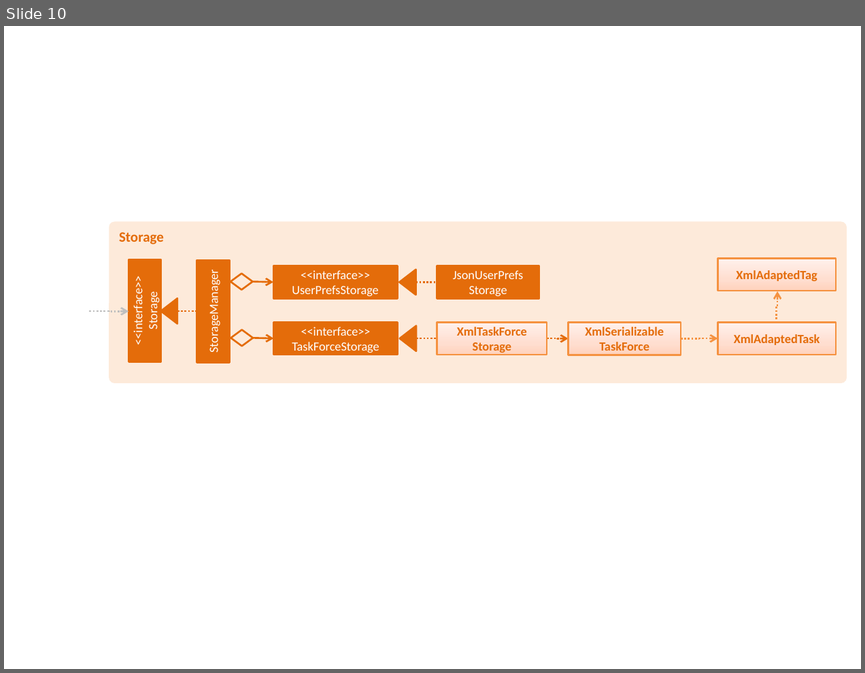
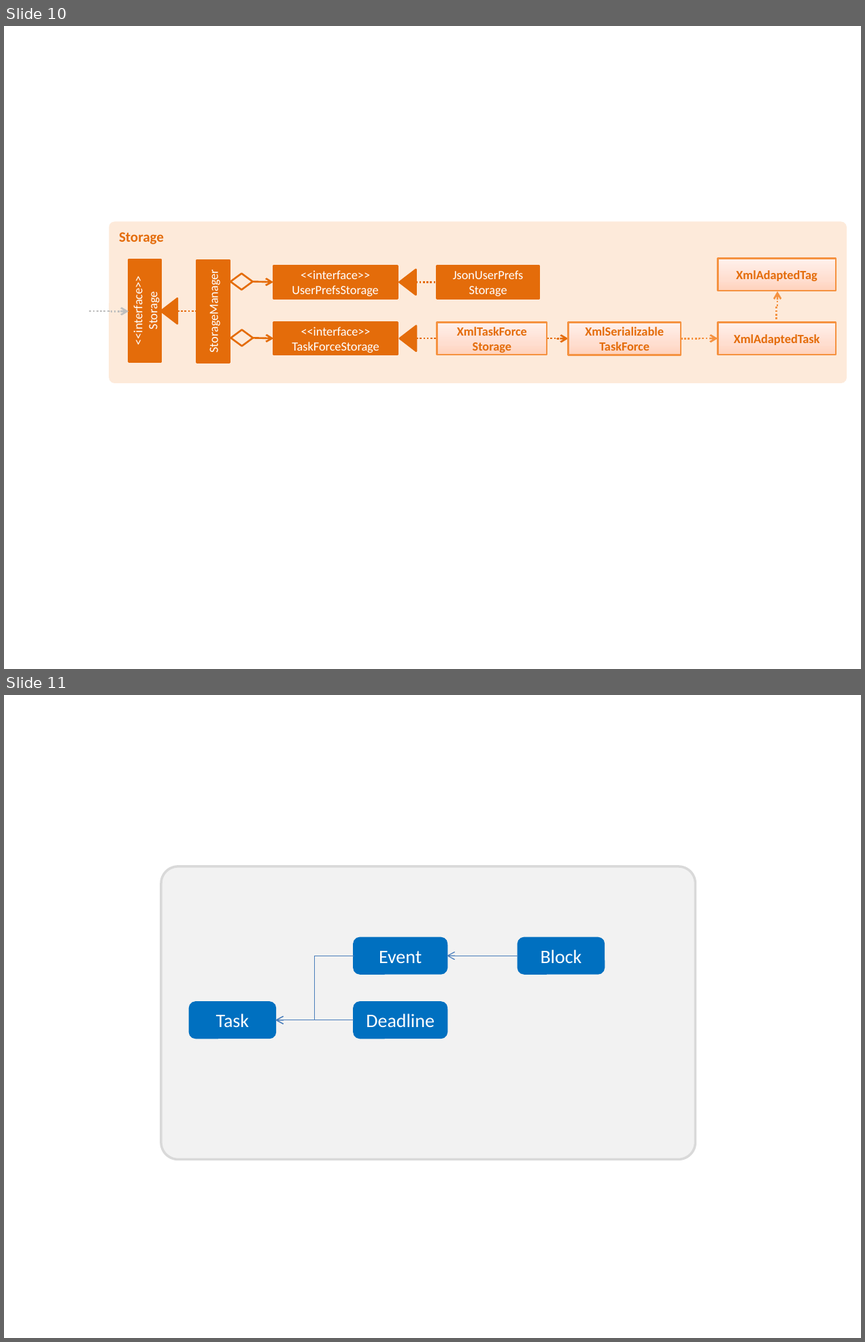
Before and after one commit to tanboonjoon/main, a slide deck: docs/diagrams/Diagrams.pptx. Shown one above the other, each under a label of ours: slide 10 before the commit, slides 10 and 11 after it. The pictures are 865x673 and 865x1342 pixels, drawn with LibreOffice and Linux fonts; fonts in the diff are those of the drawing. Boxes give left, top, right and bottom in pixels: in the first picture for what was removed or moved away, otherwise in the second. Text is boxed around its words. In the diff, an @@ line names an element or a change of style, - is before the commit and + after.

```diff
--- a/docs/diagrams/Diagrams.pptx
+++ b/docs/diagrams/Diagrams.pptx
@@ slide 11 added at (4,695,861,1338), background #FFFFFF @@
@@ rounded rectangle added at (161,866,695,1159), fill #F2F2F2, outline #D9D9D9 2 pt @@
@@ rounded rectangle added at (354,938,446,974), fill #0070C0, outline #0070C0 1.5 pt, 16 pt, text #FFFFFF @@
+Event
@@ rounded rectangle added at (518,938,604,974), fill #0070C0, outline #0070C0 1.5 pt, 16 pt, text #FFFFFF @@
+Block
@@ elbow arrow added from (354, 955) to (275, 1020), #4B7EBC 0.75 pt @@
@@ arrow added from (518, 955) to (447, 955), #4B7EBC 0.75 pt @@
@@ rounded rectangle added at (190,1002,275,1038), fill #0070C0, outline #0070C0 1.5 pt, 16 pt, text #FFFFFF @@
+Task
@@ arrow added from (354, 1020) to (275, 1020), #4B7EBC 0.75 pt @@
@@ rounded rectangle added at (354,1002,446,1038), fill #0070C0, outline #0070C0 1.5 pt, 16 pt, text #FFFFFF @@
+Deadline
```
Also in this commit, not shown: 2 slides changed, 1 other slide added, 4 other files.
